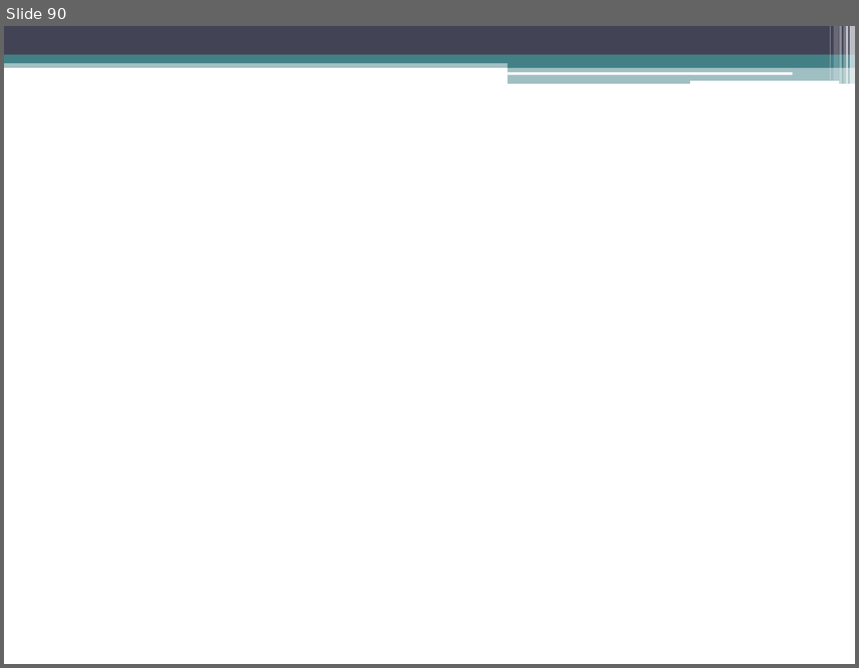
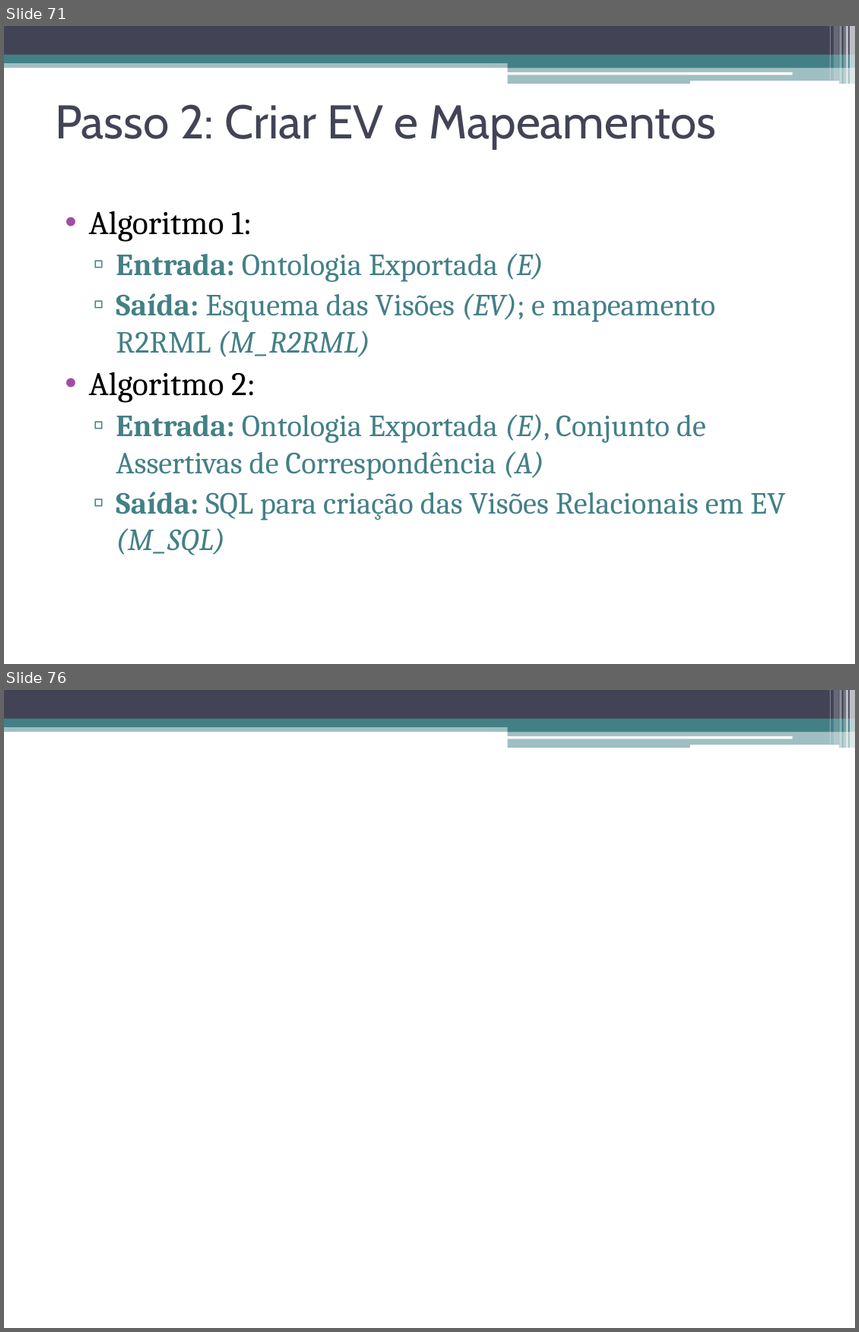
Before and after one commit to luiseufrasio/mestrado-ufc-eufrasio, a slide deck: dissertação/dissertacao_eufrasio-slides.pptx. Shown one above the other, each under a label of ours: slide 90 before the commit, slides 71 and 76 after it; the slides between them are not shown. The pictures are 859x668 and 859x1332 pixels, drawn with LibreOffice and Linux fonts; fonts in the diff are those of the drawing. Boxes give left, top, right and bottom in pixels: in the first picture for what was removed or moved away, otherwise in the second. Text is boxed around its words. In the diff, an @@ line names an element or a change of style, - is before the commit and + after.

```diff
--- a/dissertação/dissertacao_eufrasio-slides.pptx
+++ b/dissertação/dissertacao_eufrasio-slides.pptx
@@ slide 71 added at bbox=[4, 26, 855, 664], background #FFFFFF; not listed: 13 template elements that a slide beside it also shows @@
@@ title added at bbox=[55, 104, 716, 150], 40 pt, text #424456 @@
+Passo 2: Criar EV e Mapeamentos
@@ text added at bbox=[89, 211, 785, 556], 26 pt, text #438086 @@
+• Algoritmo 1:
+  ▫ Entrada: Ontologia Exportada (E)
+  ▫ Saída: Esquema das Visões (EV); e mapeamento R2RML (M_R2RML)
+• Algoritmo 2:
+  ▫ Entrada: Ontologia Exportada (E), Conjunto de Assertivas de Correspondência (A)
+  ▫ Saída: SQL para criação das Visões Relacionais em EV (M_SQL)
@@ what was slide 90 is now slide 76 @@
```
Also in this commit, not shown: 9 other slides added, 24 slides removed, 2 other files.
